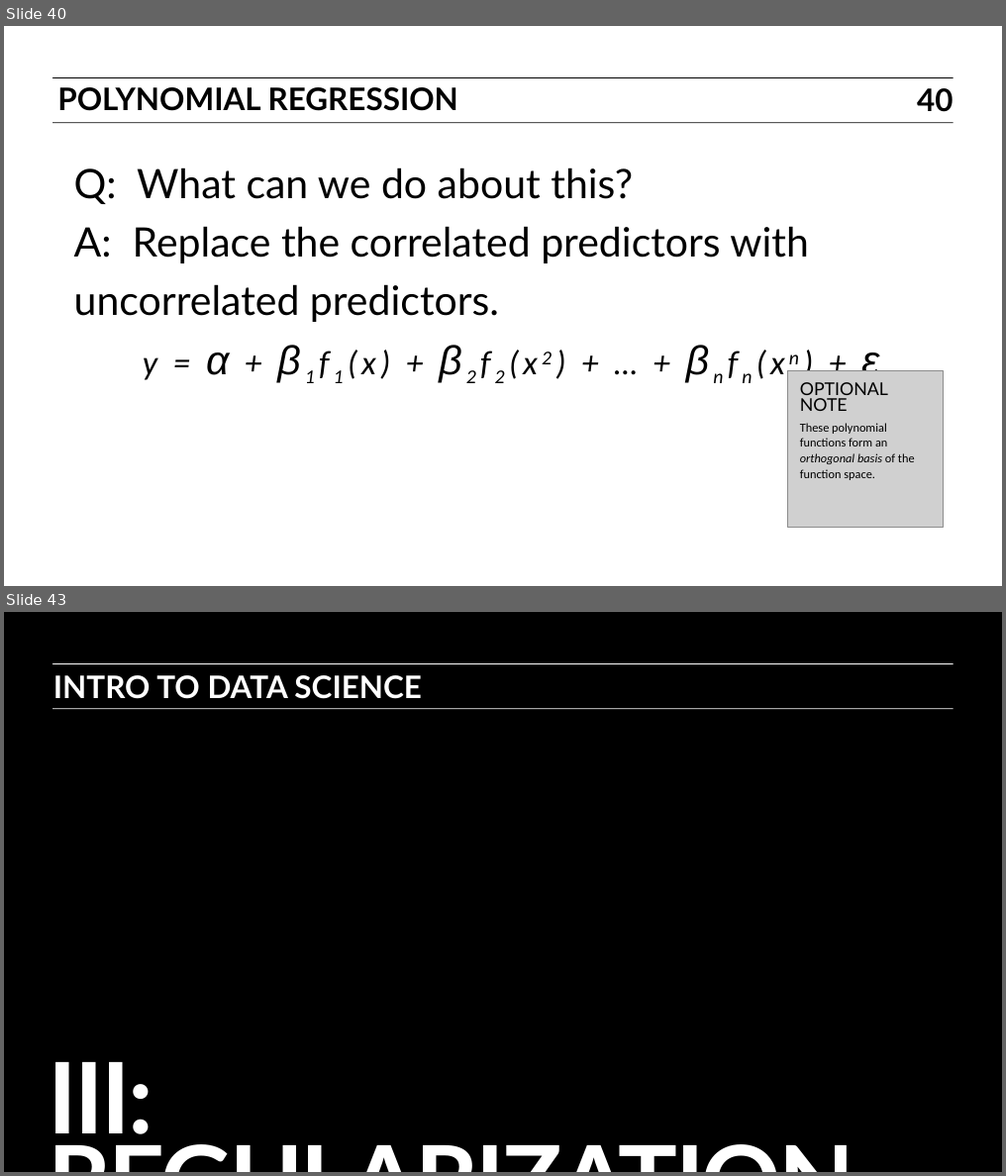
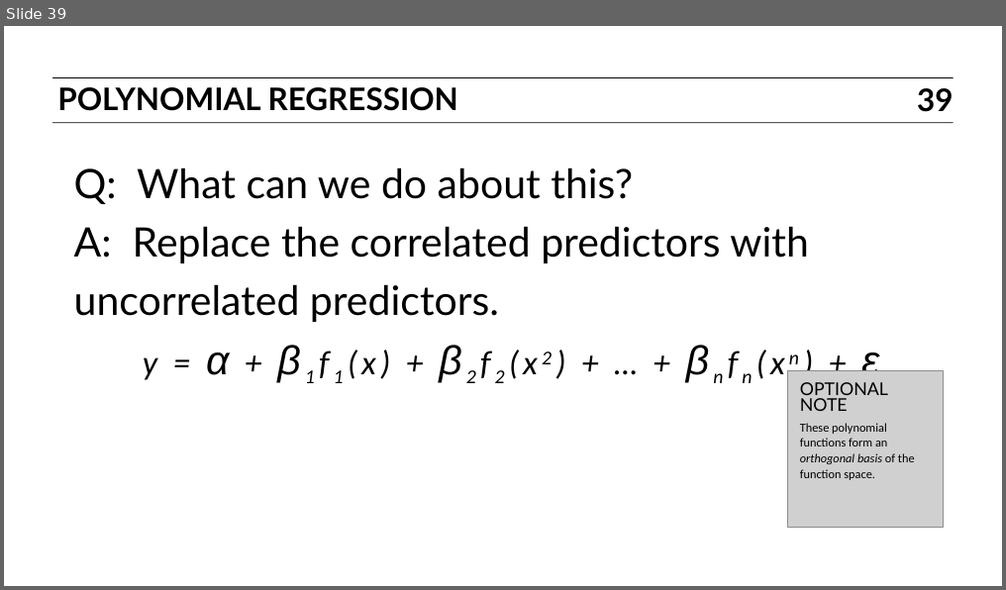
Before and after one commit to ajschumacher/gadsdc, a slide deck: 07-linear/slides.pptx. Shown one above the other, each under a label of ours: slides 40 and 43 before the commit, slide 39 after it; the slides between them are not shown. The pictures are 1006x1176 and 1006x590 pixels, drawn with LibreOffice and Linux fonts; fonts in the diff are those of the drawing; grey boxes stand for pictures. Boxes give left, top, right and bottom in pixels: in the first picture for what was removed or moved away, otherwise in the second. Text is boxed around its words. In the diff, an @@ line names an element or a change of style, - is before the commit and + after.

```diff
--- a/07-linear/slides.pptx
+++ b/07-linear/slides.pptx
@@ slide 43 removed at box(4, 612, 1002, 1172), background #000000 @@
@@ line removed from (53, 663) to (953, 663) @@
@@ text removed at box(54, 675, 422, 699) @@
-INTRO TO DATA SCIENCE
@@ line removed from (53, 708) to (953, 708) @@
@@ title removed at box(49, 1062, 153, 1152) @@
-III: REGULARIZATION
@@ what was slide 40 is now slide 39 @@
@@ page number at box(917, 88, 952, 112): text changed @@
-40
+39
```
Also in this commit, not shown: 10 slides changed, 29 other slides removed, 2 other files.
